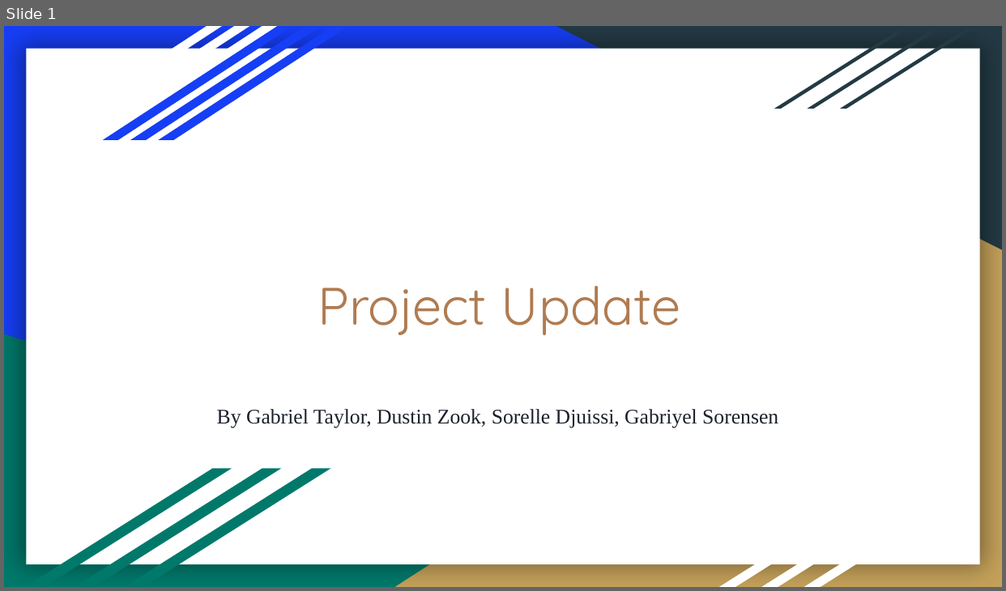
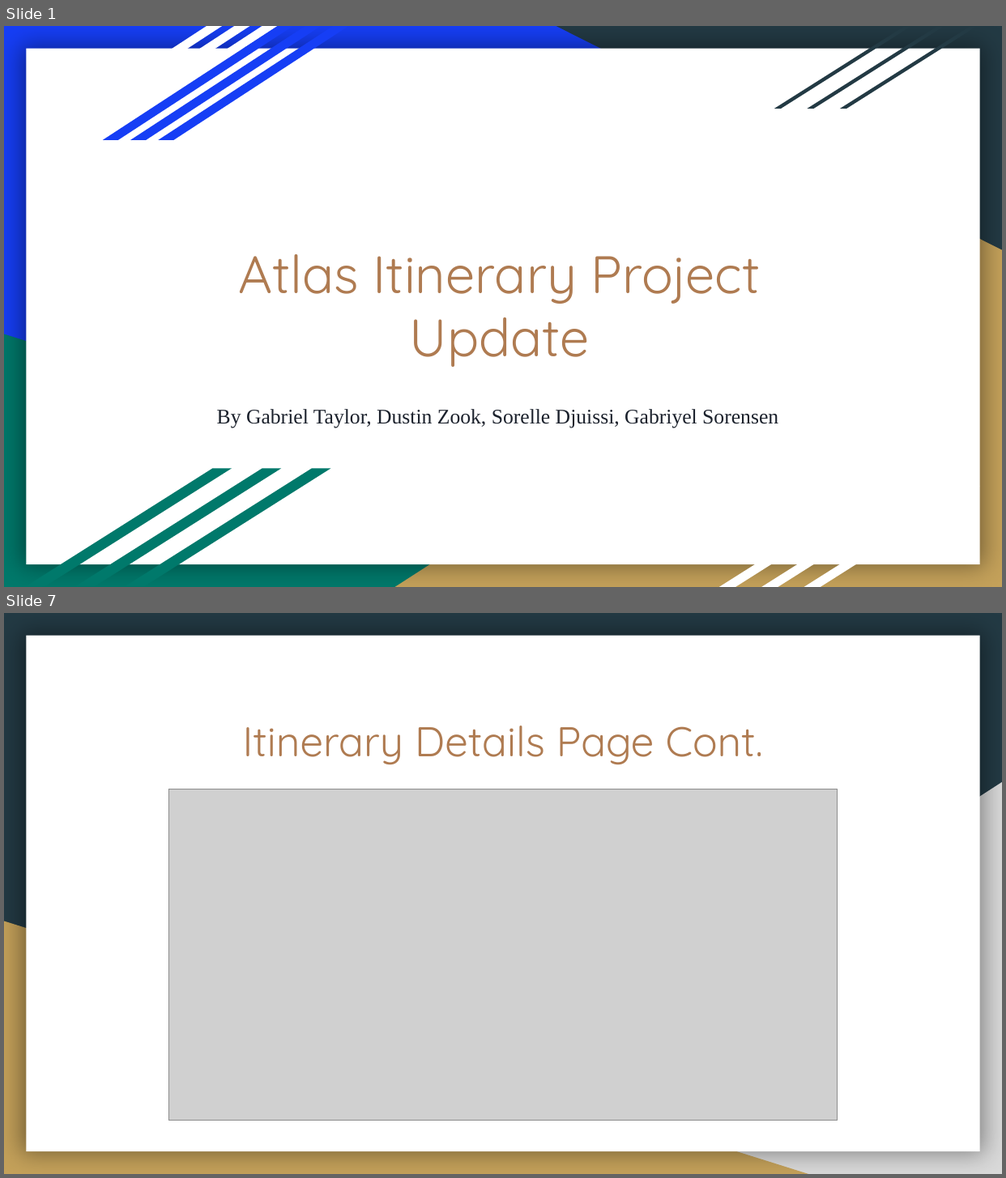
Before and after one commit to DustinWZook/Atlas-Itinerary, a slide deck: Documents/Progress Update/Project Update.pptx. Shown one above the other, each under a label of ours: slide 1 before the commit, slides 1 and 7 after it; the slides between them are not shown. The pictures are 1006x591 and 1006x1178 pixels, drawn with LibreOffice and Linux fonts; fonts in the diff are those of the drawing; grey boxes stand for pictures. Boxes give left, top, right and bottom in pixels: in the first picture for what was removed or moved away, otherwise in the second. Text is boxed around its words. In the diff, an @@ line names an element or a change of style, - is before the commit and + after.

```diff
--- a/Documents/Progress Update/Project Update.pptx
+++ b/Documents/Progress Update/Project Update.pptx
@@ slide 7 added at (4,613,1002,1174), background #233A44; not listed: 1 template element that a slide beside it also shows @@
@@ title added at (243,726,763,765), 30 pt, text #AF7B51 @@
+Itinerary Details Page Cont.
@@ right triangle added at (395,782,1002,1174), fill #D9D9D9 @@
@@ picture added at (168,790,837,1121) @@
@@ right triangle added at (4,922,808,1174), fill #C4A15A @@
@@ slide 1 changed as well @@
@@ title at (239,254,760,367): text changed @@
-Project Update
+Atlas Itinerary Project Update
```
Also in this commit, not shown: 1 other slide changed, 16 other slides added, 8 slides removed, 1 other file.
